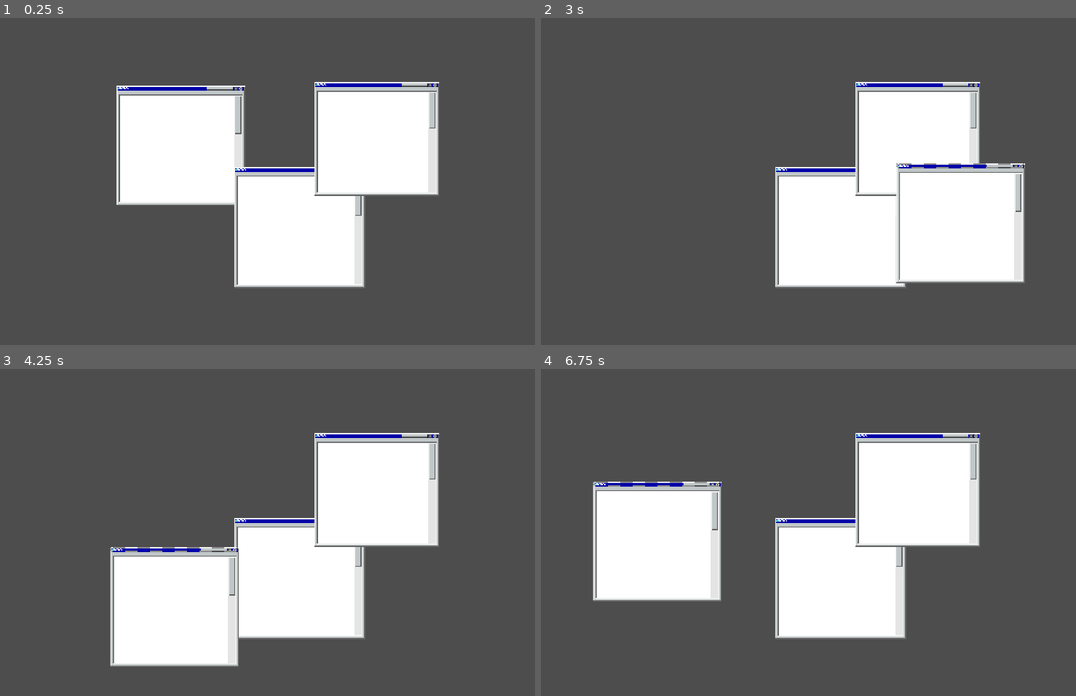
Above: before the commit, frames 1-4 (two rows, left to right).
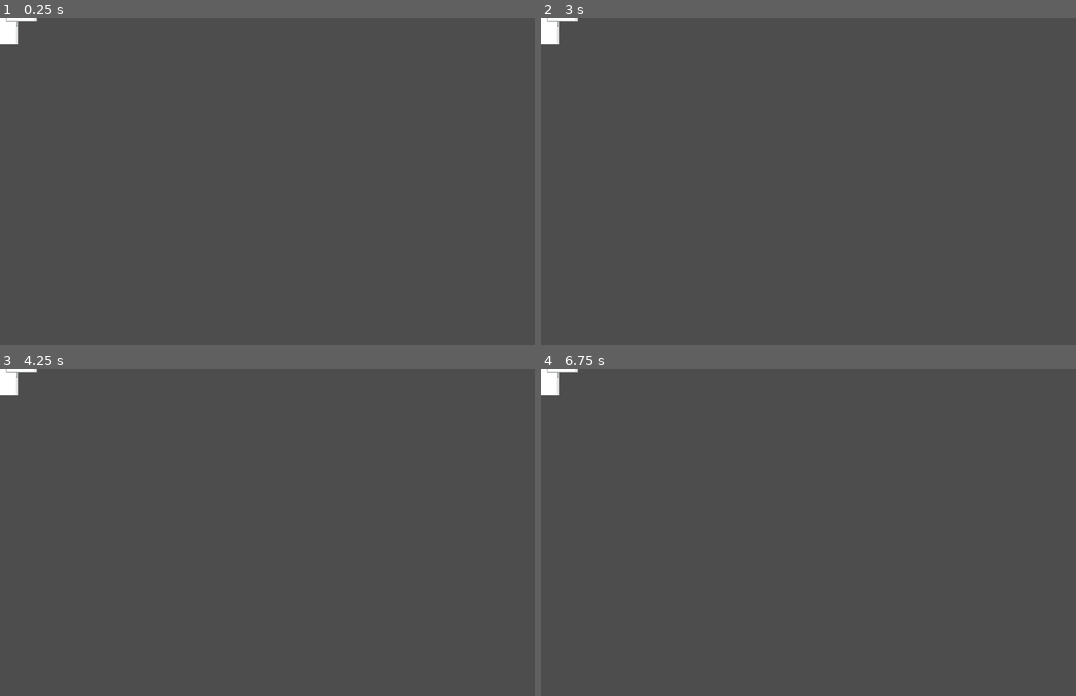
Above: after the commit, the same moments.

Repository: ManechLepage/BHX9
Game: Godot game, scene res://Scenes/main.tscn
The game is run twice, just before and just after one commit, with the same random seed, the same clock (stepped at 60 frames per second) and the same inputs.
Inputs (mouse positions are in pixels of both pictures, inside the frame that each line leads up to):
- Up to frame 1 (0.25 s): no input
- Up to frame 2 (3 s): click (722, 86) at 0.52 s; click (722, 86) at 1.27 s; click (722, 86) at 2.02 s; tap Enter at 2.75 s; move the mouse to (958, 165) at 2.77 s
- Up to frame 3 (4.25 s): tap Space at 3.5 s; move the mouse to (176, 548) at 3.52 s
- Up to frame 4 (6.75 s): tap Enter at 4.25, 5.75 s; move the mouse to (888, 460) at 4.27 s; tap Space at 5, 6.5 s; move the mouse to (803, 597) at 5.02 s; move the mouse to (1006, 581) at 5.77 s; move the mouse to (658, 483) at 6.52 s

The runs differ from the first frame. In frame 1, 24% of the frame differs, in the area x 0-83%, y 0-83%; in frame 2, 23%; in frame 3, 25%; in frame 4, 25%.

Commit message:
3d setup

Diff:
--- /dev/null
+++ b/bhx-9/3d Render/render.tscn
@@ -0,0 +1,92 @@
+[gd_scene load_steps=13 format=3 uid="uid://bqbeud1bkmmpw"]
+
+[ext_resource type="PackedScene" uid="uid://0uiatsjh48sc" path="res://3d Render/retro+computer+3d+model.fbx" id="1_hpmnu"]
+[ext_resource type="PackedScene" uid="uid://dq1okjish7foe" path="res://Scenes/main.tscn" id="2_y6ggm"]
+
+[sub_resource type="Curve" id="Curve_hpmnu"]
+_data = [Vector2(0, 0), 0.0, 0.3328637, 0, 1, Vector2(0.56877893, 0.18932587), 0.81004715, 0.81004715, 0, 0, Vector2(1, 0.7553371), 1.3125778, 0.0, 1, 0]
+point_count = 3
+
+[sub_resource type="Curve" id="Curve_y6ggm"]
+_data = [Vector2(0, 0), 0.0, 0.43455538, 0, 1, Vector2(0.55332303, 0.24044949), 0.83835626, 0.83835626, 0, 0, Vector2(1, 0.79185396), 1.2344592, 0.0, 1, 0]
+point_count = 3
+
+[sub_resource type="Curve" id="Curve_sxdsx"]
+_data = [Vector2(0, 0), 0.0, 1.0, 0, 1, Vector2(1, 1), 1.0, 0.0, 1, 0]
+point_count = 2
+
+[sub_resource type="CurveXYZTexture" id="CurveXYZTexture_i17mb"]
+curve_x = SubResource("Curve_hpmnu")
+curve_y = SubResource("Curve_y6ggm")
+curve_z = SubResource("Curve_sxdsx")
+
+[sub_resource type="Gradient" id="Gradient_qogyu"]
+offsets = PackedFloat32Array(0.23140496, 0.6)
+colors = PackedColorArray(0, 0, 0, 1, 0.008400001, 0.020720005, 0.07, 1)
+
+[sub_resource type="GradientTexture2D" id="GradientTexture2D_tri0g"]
+gradient = SubResource("Gradient_qogyu")
+fill_from = Vector2(1, 1)
+
+[sub_resource type="PanoramaSkyMaterial" id="PanoramaSkyMaterial_yoh7b"]
+panorama = SubResource("GradientTexture2D_tri0g")
+
+[sub_resource type="Sky" id="Sky_gjmww"]
+sky_material = SubResource("PanoramaSkyMaterial_yoh7b")
+
+[sub_resource type="Environment" id="Environment_mslbk"]
+background_mode = 2
+sky = SubResource("Sky_gjmww")
+ambient_light_source = 2
+ambient_light_color = Color(0.2627451, 0.2627451, 0.5372549, 1)
+ambient_light_energy = 0.26
+reflected_light_source = 1
+tonemap_mode = 2
+glow_enabled = true
+glow_normalized = true
+glow_strength = 1.73
+glow_bloom = 0.5
+adjustment_contrast = 1.43
+adjustment_color_correction = SubResource("CurveXYZTexture_i17mb")
+
+[sub_resource type="ViewportTexture" id="ViewportTexture_435c0"]
+viewport_path = NodePath("SubViewport")
+
+[node name="Render" type="Node2D"]
+
+[node name="SubViewport" type="SubViewport" parent="."]
+size = Vector2i(1920, 1080)
+
+[node name="Node3D" type="Node3D" parent="SubViewport"]
+
+[node name="retro+computer+3d+model" parent="SubViewport/Node3D" instance=ExtResource("1_hpmnu")]
+
+[node name="Camera3D" type="Camera3D" parent="SubViewport/Node3D"]
+transform = Transform3D(-4.131399e-08, -0.3266241, 0.9451543, -1.4277185e-08, 0.9451543, 0.3266241, -1, 1.7763568e-15, -4.3711367e-08, 1.1369742, 0.41264647, 0.18014319)
+environment = SubResource("Environment_mslbk")
+projection = 1
+current = true
+fov = 41.8
+size = 0.62
+
+[node name="OmniLight3D" type="OmniLight3D" parent="SubViewport/Node3D"]
+transform = Transform3D(1, 0, 0, 0, 1, 0, 0, 0, 1, 0.6143297, 0.66541886, 0)
+light_color = Color(1, 0.88266665, 0.68, 1)
+light_energy = 0.172
+
+[node name="WorldEnvironment" type="WorldEnvironment" parent="SubViewport/Node3D"]
+environment = SubResource("Environment_mslbk")
+
+[node name="TextureRect" type="TextureRect" parent="."]
+anchors_preset = 15
+anchor_right = 1.0
+anchor_bottom = 1.0
+offset_right = 1920.0
+offset_bottom = 1080.0
+grow_horizontal = 2
+grow_vertical = 2
+texture = SubResource("ViewportTexture_435c0")
+
+[node name="Main" parent="." instance=ExtResource("2_y6ggm")]
+position = Vector2(960, 540)
+scale = Vector2(4, 4)
--- a/bhx-9/Scenes/main.tscn
+++ b/bhx-9/Scenes/main.tscn
@@ -4,9 +4,6 @@
 [ext_resource type="PackedScene" uid="uid://c0g3bp6kj72m" path="res://Scenes/Windows/window.tscn" id="1_jjgbg"]
 
 [node name="Main" type="Node2D"]
-
-[node name="Camera2D" type="Camera2D" parent="."]
-zoom = Vector2(4, 4)
 
 [node name="InputHandler" type="Node" parent="."]
 script = ExtResource("1_bo1nx")
Not shown, added: bhx-9/3d Render/retro+computer+3d+model.fbx.import
Binary file added: bhx-9/3d Render/retro+computer+3d+model_0.png
Not shown, added: bhx-9/3d Render/retro+computer+3d+model_0.png.import
Binary file added: bhx-9/3d Render/retro+computer+3d+model_1.png
Not shown, added: bhx-9/3d Render/retro+computer+3d+model_1.png.import
Binary file added: bhx-9/3d Render/retro+computer+3d+model_2.png
Not shown, added: bhx-9/3d Render/retro+computer+3d+model_2.png.import
Binary file added: bhx-9/3d Render/retro+computer+3d+model_3.png
Not shown, added: bhx-9/3d Render/retro+computer+3d+model_3.png.import
Not shown, added: bhx-9/3d Render/retro+computer+3d+model.fbx
